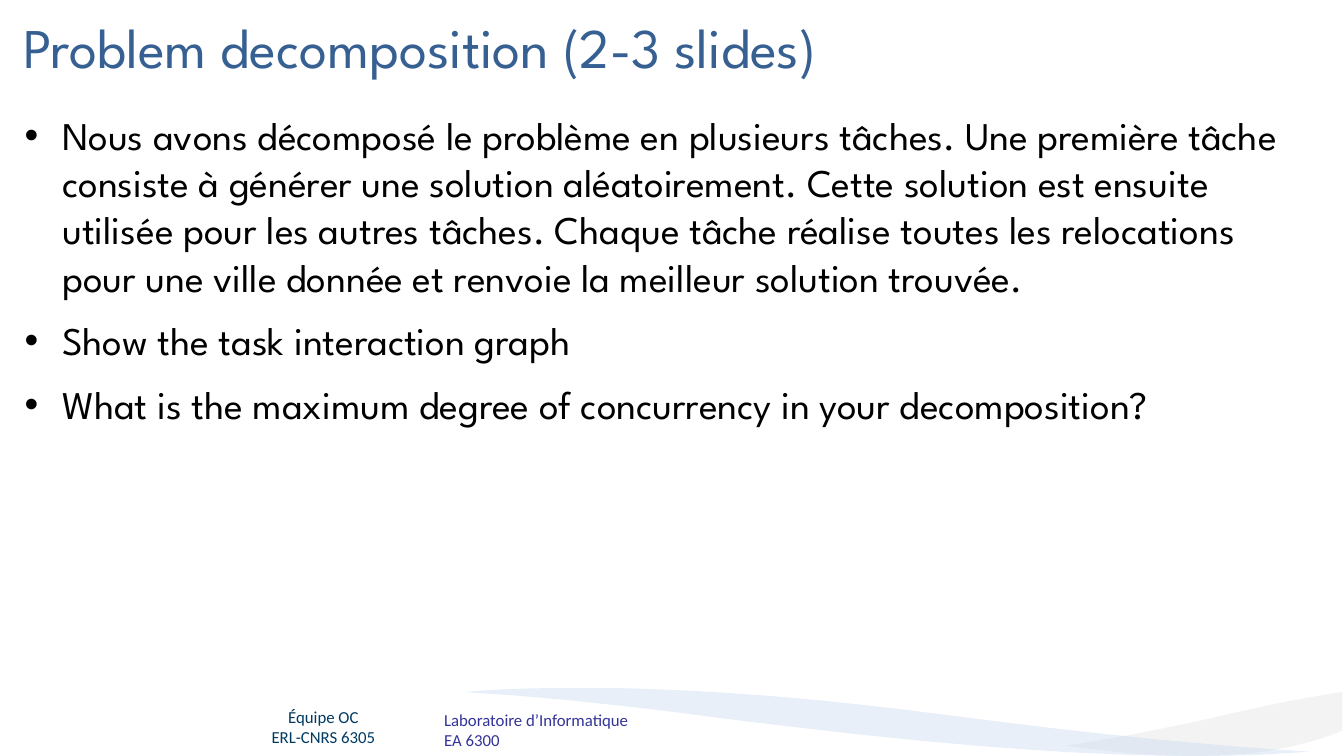
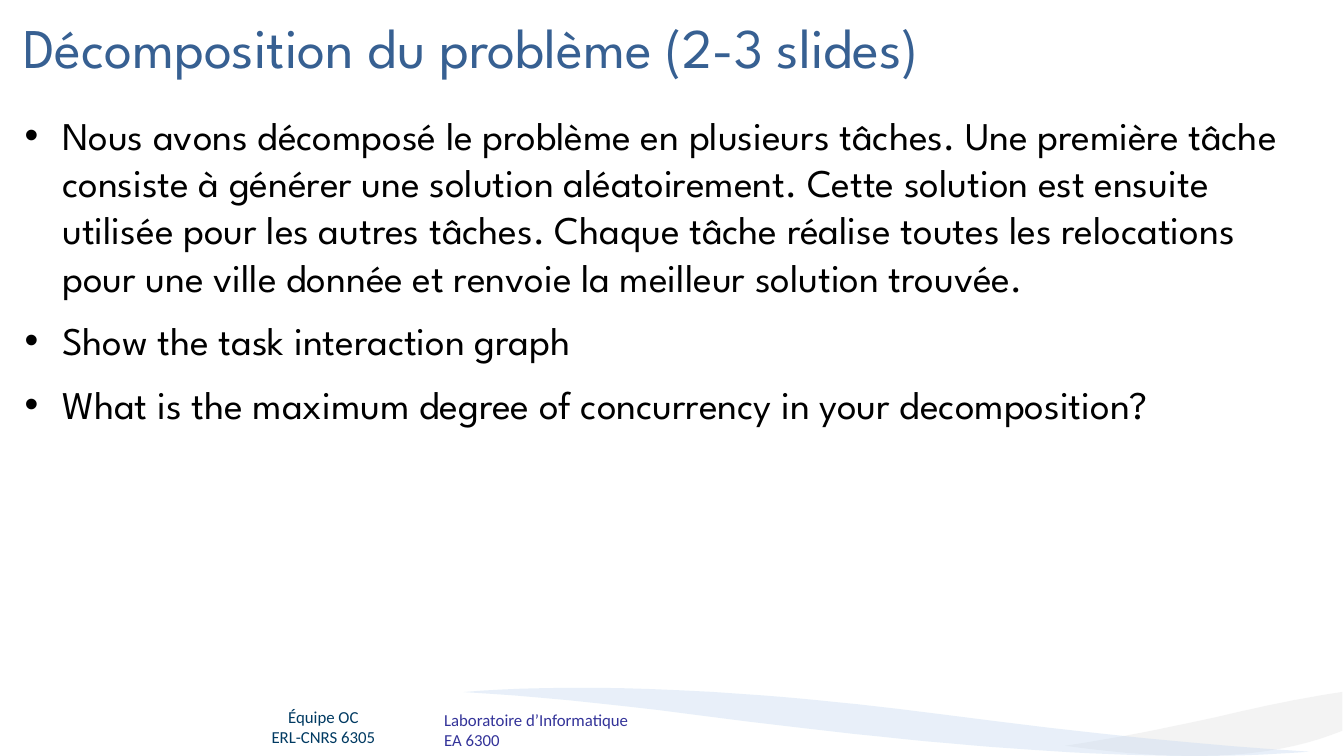
Before and after one commit to T0mat1/ASR_TSP, a slide deck: slide 3 of presentation.pptx. Drawn at 1344x756 pixels with LibreOffice and Linux fonts; fonts in the diff are those of the drawing; background and template pictures are left out. Boxes give left, top, right and bottom in pixels: in the first picture for what was removed or moved away, otherwise in the second. Text is boxed around its words. In the diff, an @@ line names an element or a change of style, - is before the commit and + after.

Commit message:
update presentation

```diff
--- a/presentation.pptx
+++ b/presentation.pptx
@@ title at box(23, 29, 919, 80): text changed @@
-Problem decomposition (2-3 slides)
+Décomposition du problème (2-3 slides)
```
Also in this commit, not shown: 2 other slides changed.
